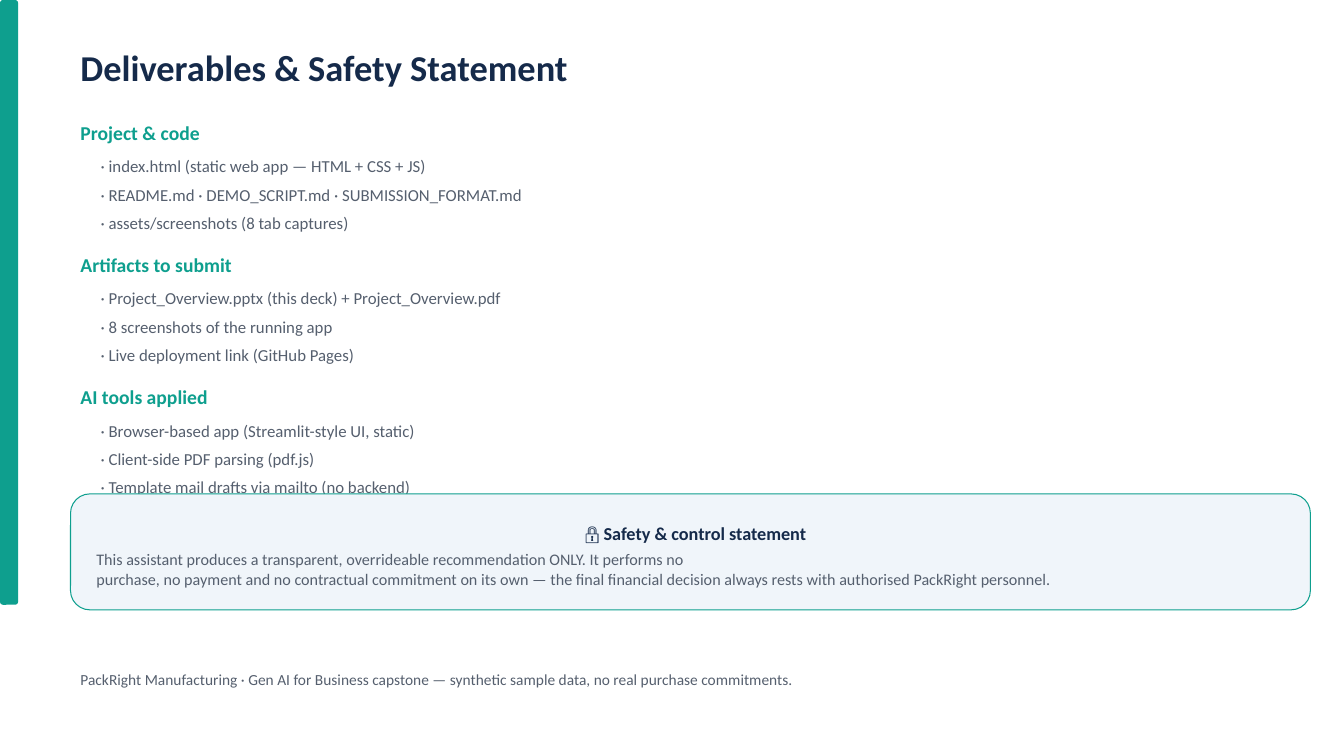
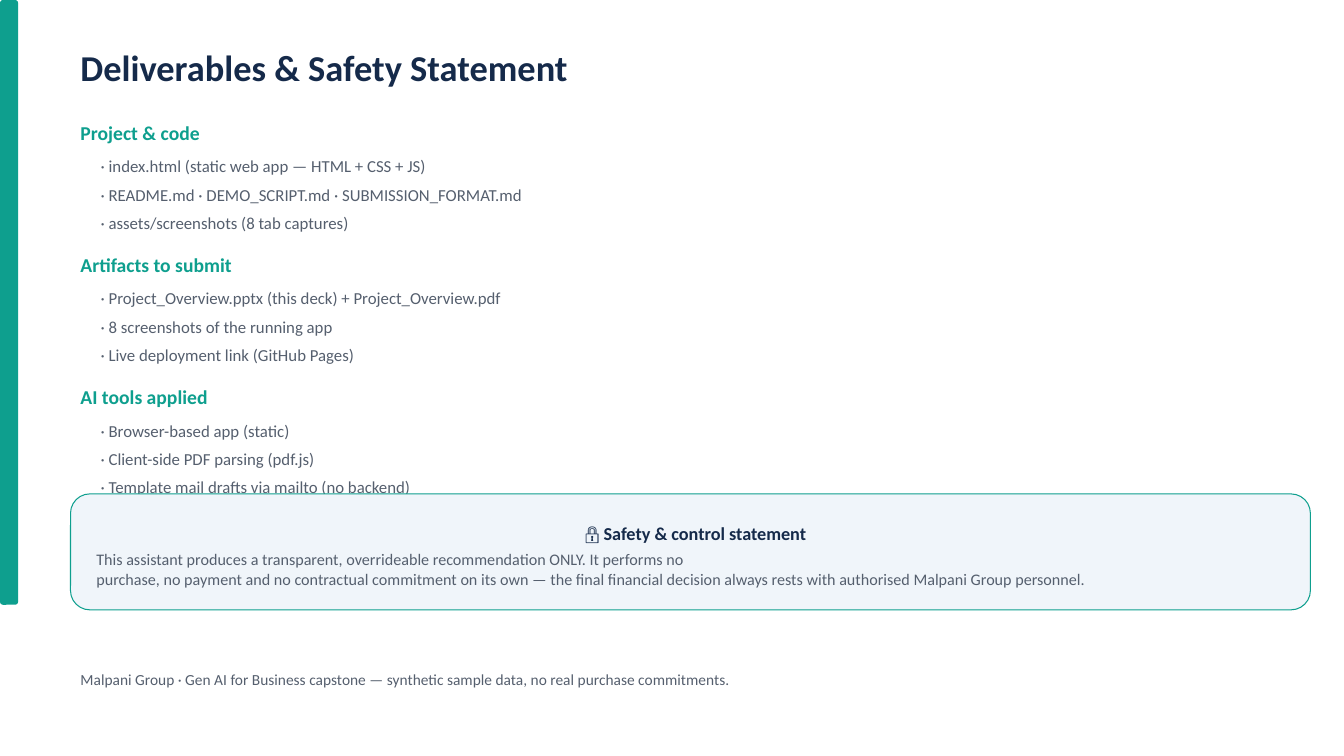
Before and after one commit to sahilll5858/packright-procurement, a slide deck: slide 3 of Project_Overview.pptx. Drawn at 1344x756 pixels with LibreOffice and Linux fonts; fonts in the diff are those of the drawing. Boxes give left, top, right and bottom in pixels: in the first picture for what was removed or moved away, otherwise in the second. Text is boxed around its words. In the diff, an @@ line names an element or a change of style, - is before the commit and + after.

Commit message:
Rename firm to Malpani Group across app, docs, deck, pdf and screenshots

```diff
--- a/Project_Overview.pptx
+++ b/Project_Overview.pptx
@@ text at <box>109,425,289,440</box>: text changed @@
-· Browser-based app (Streamlit-style UI, static)
+· Browser-based app (static)
@@ text in rounded rectangle at <box>96,574,1084,588</box>: text changed @@
-purchase, no payment and no contractual commitment on its own — the final financial decision always rests with authorised PackRight personnel.
+purchase, no payment and no contractual commitment on its own — the final financial decision always rests with authorised Malpani Group personnel.
@@ text at <box>80,674,729,688</box>: text changed @@
-PackRight Manufacturing · Gen AI for Business capstone — synthetic sample data, no real purchase commitments.
+Malpani Group · Gen AI for Business capstone — synthetic sample data, no real purchase commitments.
```
Also in this commit, not shown: 1 other slide changed, 12 other files.
